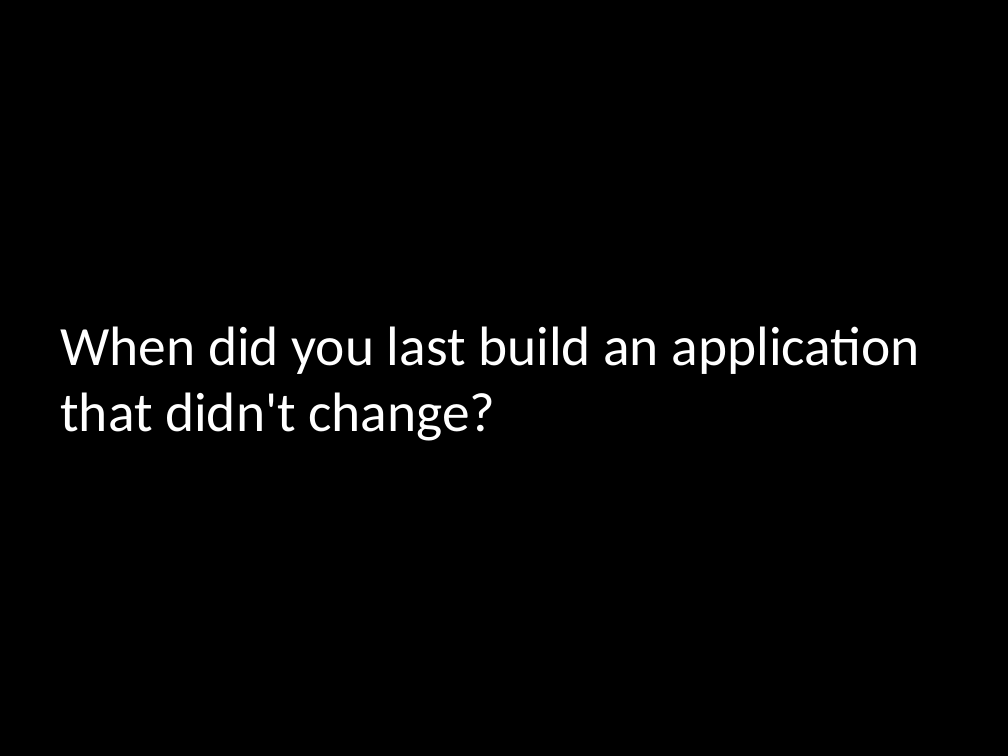
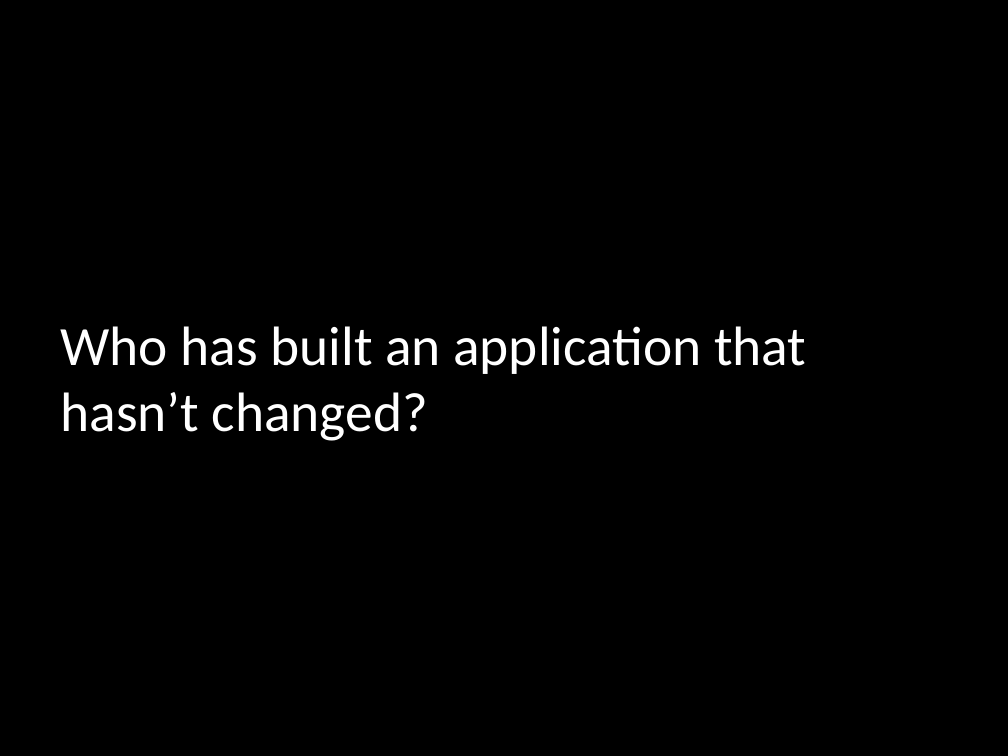
Before and after one commit to mikegehard/Better-Ruby-Through-Design-Principles, a slide deck: slide 4 of BetterRubyThroughDesignPatterns.pptx. Drawn at 1008x756 pixels with LibreOffice and Linux fonts; fonts in the diff are those of the drawing. Boxes give left, top, right and bottom in pixels: in the first picture for what was removed or moved away, otherwise in the second. Text is boxed around its words. In the diff, an @@ line names an element or a change of style, - is before the commit and + after.

```diff
--- a/BetterRubyThroughDesignPatterns.pptx
+++ b/BetterRubyThroughDesignPatterns.pptx
@@ title at (60,326,806,441): text changed @@
-When did you last build an application that didn't change?
+Who has built an application that hasn’t changed?
```
Also in this commit, not shown: 7 other slides changed, 1 slide added.
